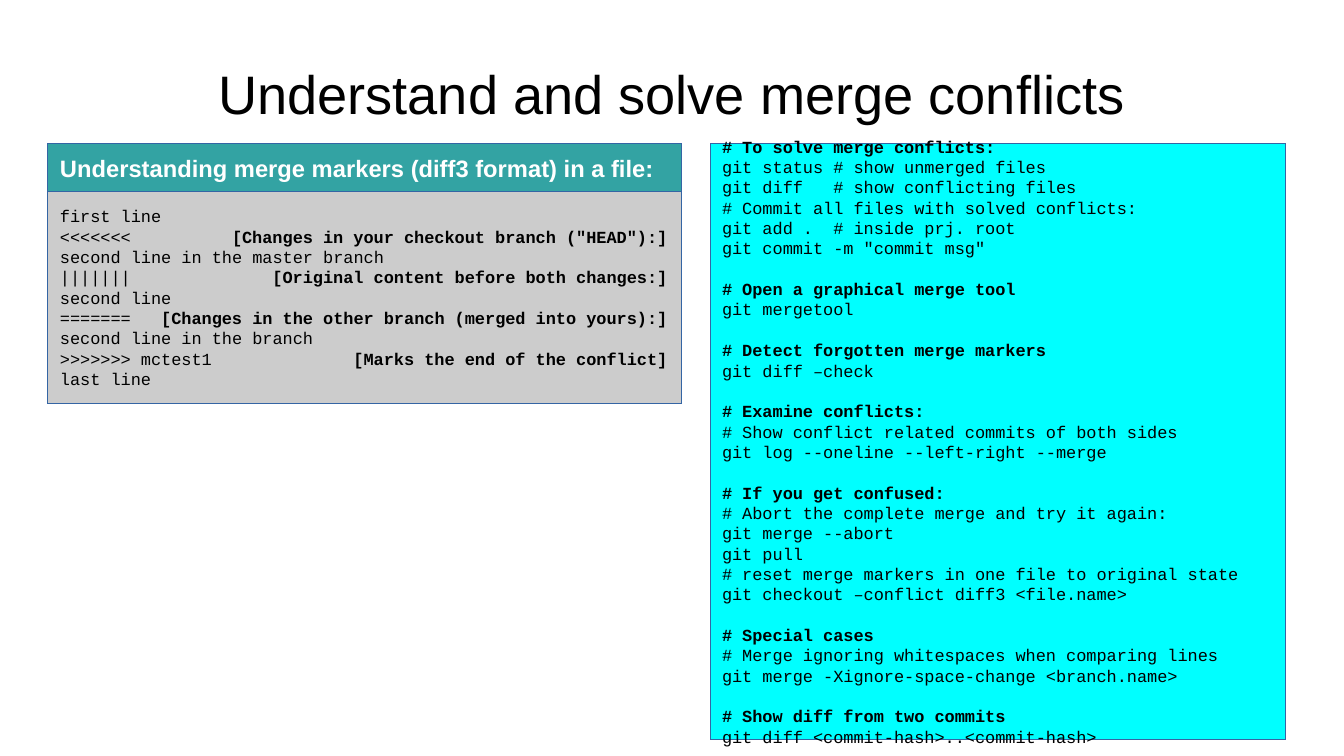
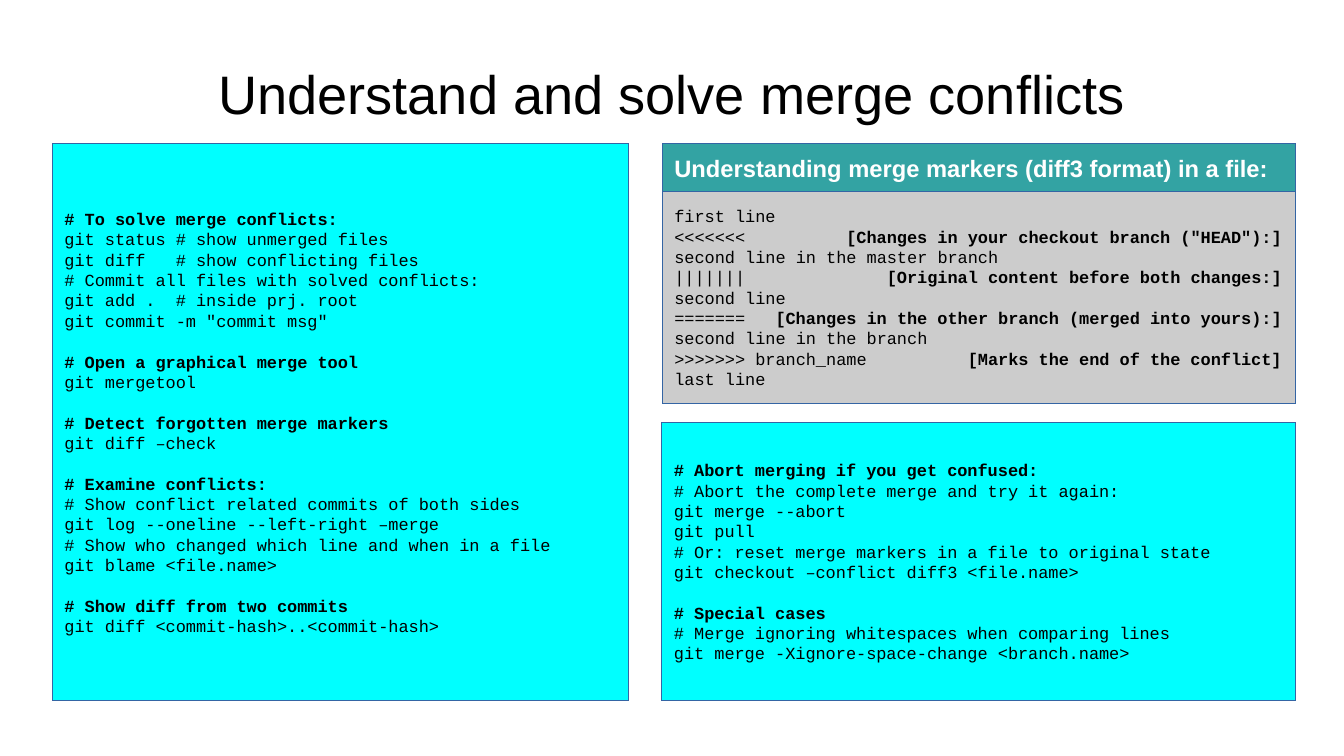
Before and after one commit to aryoda/git_essentials, a slide deck: slide 10 of Introduction to Git collaboration workflows.odp (slide 15 before the commit). Drawn at 1344x756 pixels with LibreOffice and Linux fonts; fonts in the diff are those of the drawing. Boxes give left, top, right and bottom in pixels: in the first picture for what was removed or moved away, otherwise in the second. Text is boxed around its words. In the diff, an @@ line names an element or a change of style, - is before the commit and + after.

```diff
--- a/Introduction to Git collaboration workflows.odp
+++ b/Introduction to Git collaboration workflows.odp
@@ rectangle added at (52, 144, 628, 701), fill #00FFFF, outline #3465A4 0 pt, 10 pt, text #000000 @@
+# To solve merge conflicts:
+git status # show unmerged files
+git diff # show conflicting files
+# Commit all files with solved conflicts:
+git add . # inside prj. root
+git commit -m "commit msg"
+# Open a graphical merge tool
+git mergetool
+# Detect forgotten merge markers
+git diff –check
+# Examine conflicts:
+# Show conflict related commits of both sides
+git log --oneline --left-right –merge
+# Show who changed which line and when in a file
+git blame <file.name>
+# Show diff from two commits
+git diff <commit-hash>..<commit-hash>
@@ rectangle "Understanding merge markers (diff3 format) ...": place and size @@
-rectangle "Understanding merge markers (diff3 format) ..." at (48, 144, 682, 191)
+rectangle "Understanding merge markers (diff3 format) ..." at (662, 144, 1296, 191)
@@ rectangle "first line": place and size @@
-rectangle "first line" at (48, 191, 682, 402)
+rectangle "first line" at (662, 191, 1296, 402)
@@ text in rectangle at (755, 352, 1281, 369): text changed @@
->>>>>>> mctest1 [Marks the end of the conflict]
+>>>>>>> branch_name [Marks the end of the conflict]
@@ rectangle "# Abort merging if you ...": place and size @@
-rectangle "# Abort merging if you ..." at (710, 144, 1285, 739)
+rectangle "# Abort merging if you ..." at (662, 422, 1296, 700)
@@ text in rectangle at (694, 464, 1038, 480): text changed; bold on @@
-# To solve merge conflicts:
-git status # show unmerged files
-git diff # show conflicting files
-# Commit all files with solved conflicts:
-git add . # inside prj. root
-git commit -m "commit msg"
-# Open a graphical merge tool
-git mergetool
-# Detect forgotten merge markers
-git diff –check
-# Examine conflicts:
-# Show conflict related commits of both sides
-git log --oneline --left-right --merge
-# If you get confused:
+# Abort merging if you get confused:
@@ text in rectangle at (694, 545, 1211, 562): text changed @@
-# reset merge markers in one file to original state
+# Or: reset merge markers in a file to original state
@@ text in rectangle at (722, 710, 1097, 748): paragraphs removed @@
-# Show diff from two commits
-git diff <commit-hash>..<commit-hash>
```
Also in this commit, not shown: 2 other slides changed.
